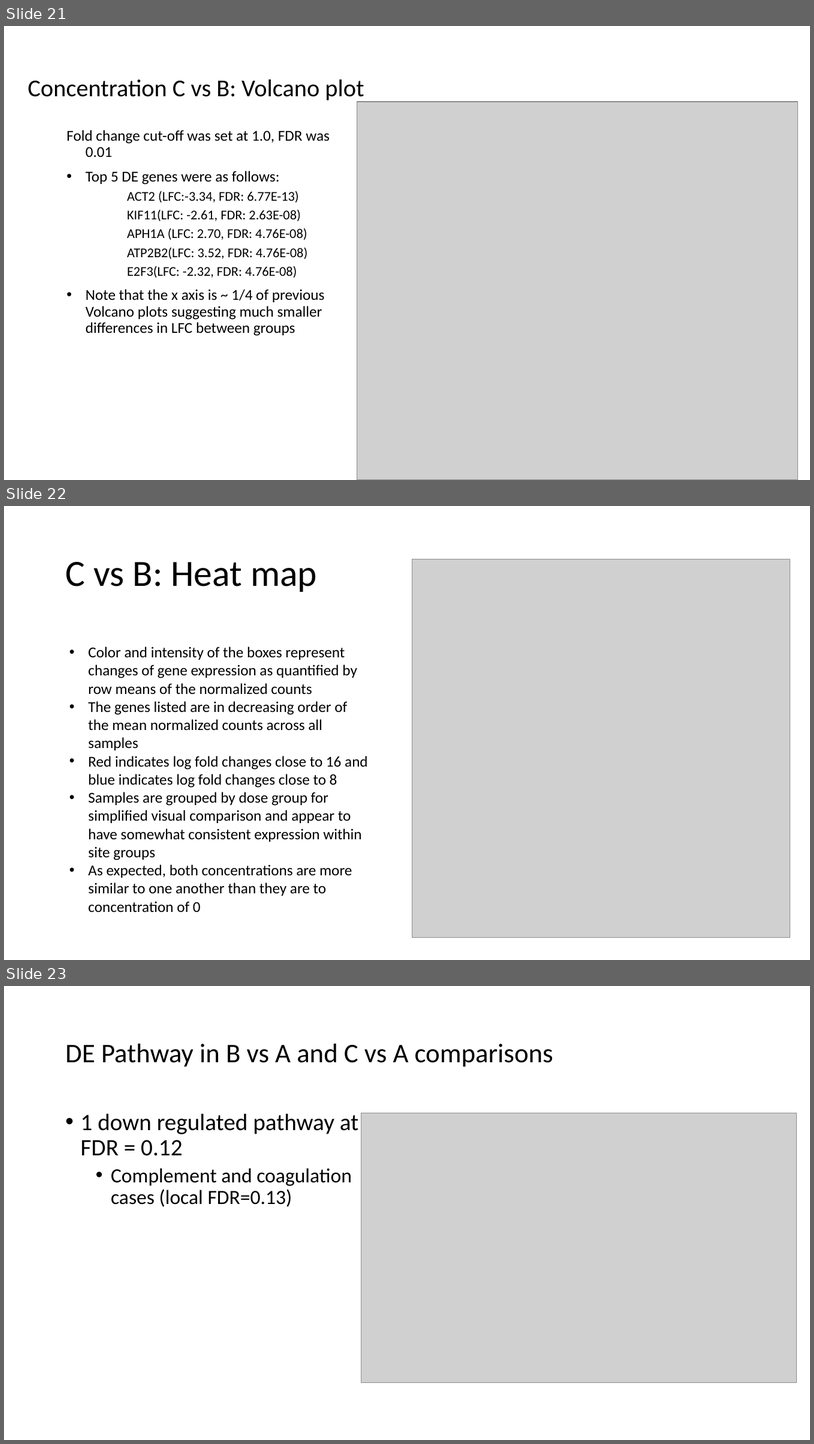
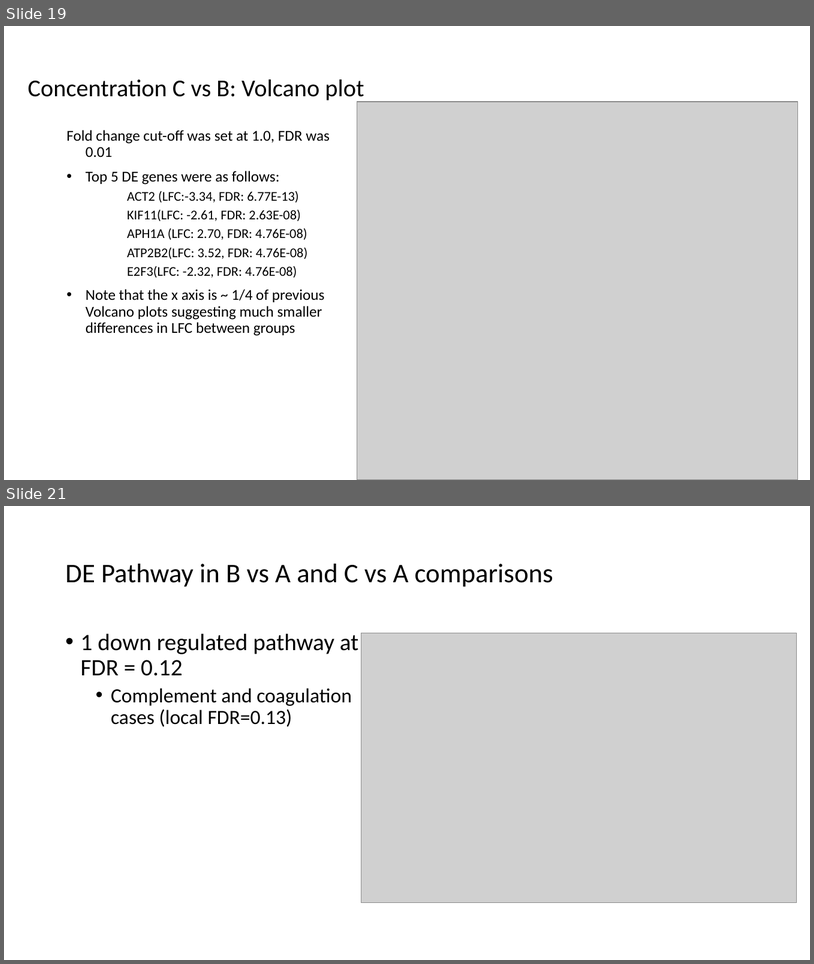
Before and after one commit to EmoryIntegratedComputationalCore/SSU11755, a slide deck: SSU11755_RNAseqsummary_01212020.pptx. Shown one above the other, each under a label of ours: slides 21, 22 and 23 before the commit, slides 19 and 21 after it; the slides between them are not shown. The pictures are 814x1444 and 814x964 pixels, drawn with LibreOffice and Linux fonts; fonts in the diff are those of the drawing; grey boxes stand for pictures. Boxes give left, top, right and bottom in pixels: in the first picture for what was removed or moved away, otherwise in the second. Text is boxed around its words. In the diff, an @@ line names an element or a change of style, - is before the commit and + after.

```diff
--- a/SSU11755_RNAseqsummary_01212020.pptx
+++ b/SSU11755_RNAseqsummary_01212020.pptx
@@ slide 22 removed at (4, 506, 810, 960), background #FFFFFF @@
@@ picture removed at (413, 559, 791, 937) @@
@@ title removed at (65, 562, 317, 592) @@
-C vs B: Heat map
@@ text removed at (88, 646, 368, 912) @@
-• Color and intensity of the boxes represent changes of gene expression as quantified by row means of the normalized counts
-• The genes listed are in decreasing order of the mean normalized counts across all samples
-• Red indicates log fold changes close to 16 and blue indicates log fold changes close to 8
-• Samples are grouped by dose group for simplified visual comparison and appear to have somewhat consistent expression within site groups
-• As expected, both concentrations are more similar to one another than they are to concentration of 0
@@ what was slide 21 is now slide 19 @@
@@ what was slide 23 is now slide 21 @@
```
Also in this commit, not shown: 1 slide changed, 1 other slide removed, 1 other file.
